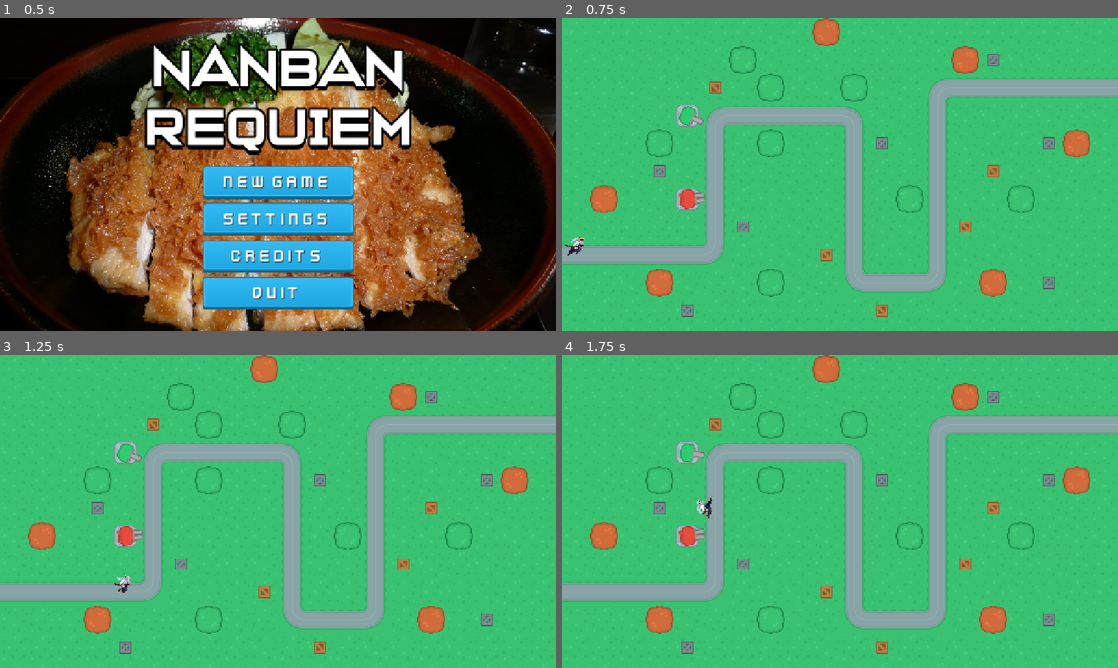
Above: before the commit, frames 1-4 (two rows, left to right).
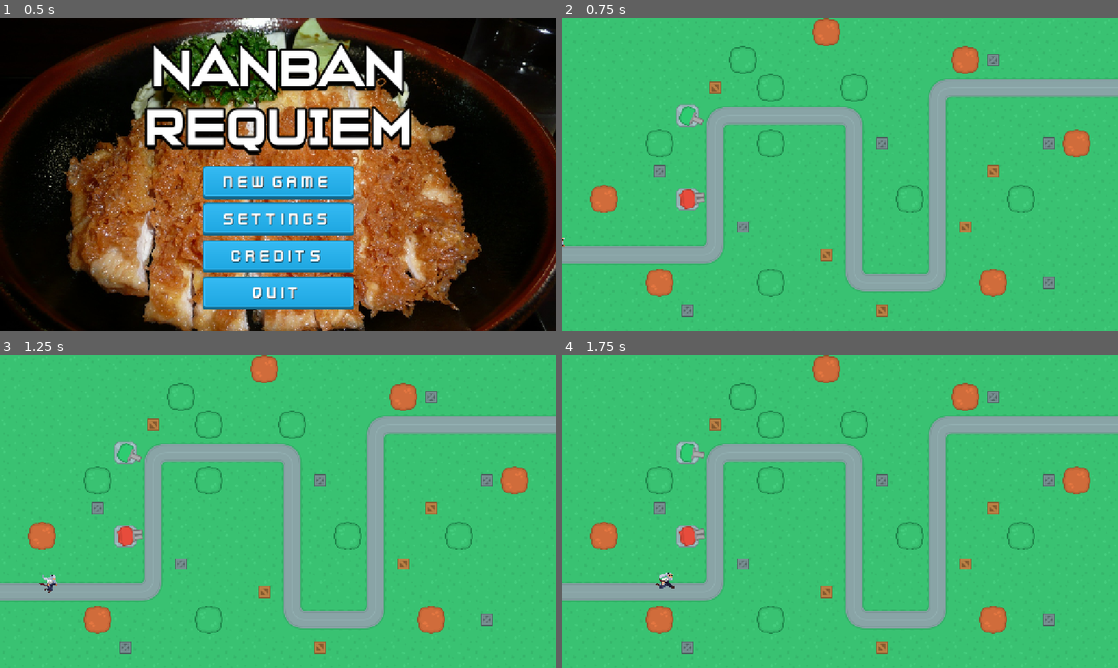
Above: after the commit, the same moments.

Repository: lukeai-tan/nanban-requiem-orbital
Game: Godot game, scene res://SceneHandler.tscn
Same seed, same stepped clock (60 frames per second), same inputs: the game is played once before the commit and once after it.
Inputs (mouse positions are in pixels of both pictures, inside the frame that each line leads up to):
- Up to frame 1 (0.5 s): no input
- Up to frame 2 (0.75 s): click "New Game" at 0.5 s
- Up to frame 3 (1.25 s): no input
- Up to frame 4 (1.75 s): move the mouse to (962, 495) at 1.27 s

Frame 1 is identical in both runs. In frame 2, 0.1% of the frame differs, in the area x 0-4%, y 70-76%; in frame 3, 0.2%; in frame 4, 0.2%, in the area x 16-27%, y 45-75%.

Commit message:
added explicit variable types

Diff:
--- a/Scenes/Enemies/Samurai.tscn
+++ b/Scenes/Enemies/Samurai.tscn
@@ -262,7 +262,7 @@
 texture_filter = 1
 sprite_frames = SubResource("SpriteFrames_n58dq")
 animation = &"attack"
-frame_progress = 0.403475
+frame_progress = 0.984239
 speed_scale = 2.0
 
 [node name="Hitbox" type="CollisionShape2D" parent="."]
--- a/Scenes/Maps/PathFollowing.gd
+++ b/Scenes/Maps/PathFollowing.gd
@@ -1,6 +1,6 @@
 extends PathFollow2D
 
-@export var speed: float = 500.0
+@export var speed: float = 250.0
 var last_position: Vector2
 
 func _ready():
@@ -9,6 +9,6 @@
 	if enemy_sprite:
 		enemy_sprite.play("running")
 
-func _process(delta):
+func _process(delta: float) -> void:
 	progress += speed * delta
 	last_position = global_position
--- a/Scenes/Towers/TowerLogic.gd
+++ b/Scenes/Towers/TowerLogic.gd
@@ -1,6 +1,6 @@
 extends Node2D
 
-func _physics_process(_delta):
+func _physics_process(_delta: float) -> void:
 	turn()
 
 # rotation of turrets on Ranged towers
